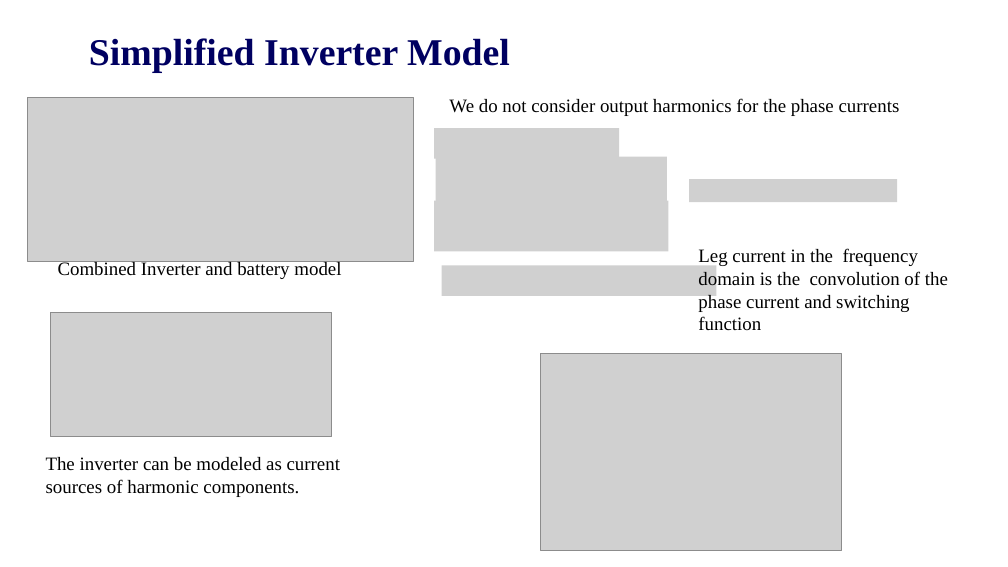
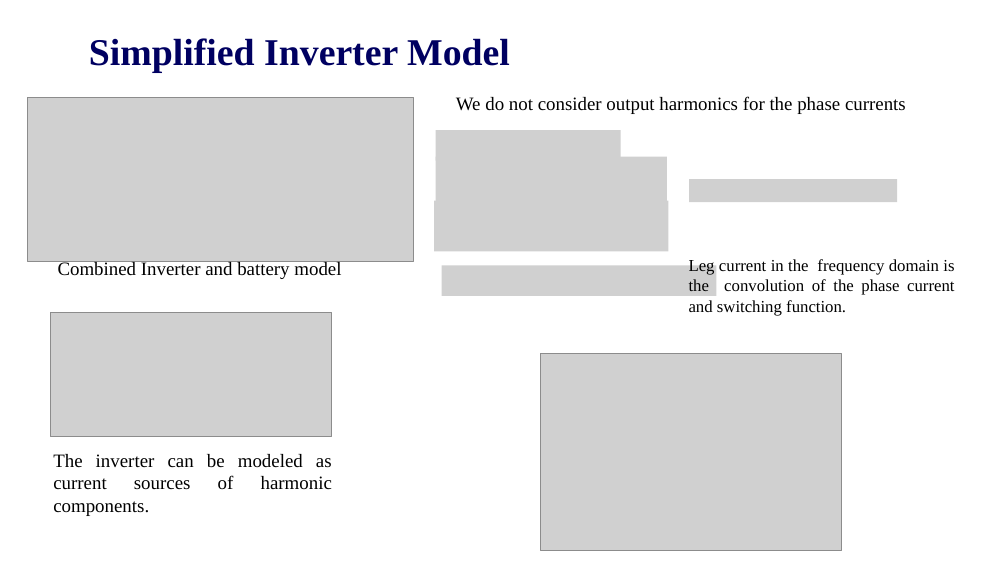
Before and after one commit to EnesAyaz/KTH, a slide deck: slide 1 of PresentationOfMeetings/Hemizero-2025-03-25/2025.03.25.Enes.pptx (slide 3 before the commit). Drawn at 1008x567 pixels with LibreOffice and Linux fonts; fonts in the diff are those of the drawing; grey boxes stand for pictures; background and template pictures are left out. Boxes give left, top, right and bottom in pixels: in the first picture for what was removed or moved away, otherwise in the second. Text is boxed around its words. In the diff, an @@ line names an element or a change of style, - is before the commit and + after.

```diff
--- a/PresentationOfMeetings/Hemizero-2025-03-25/2025.03.25.Enes.pptx
+++ b/PresentationOfMeetings/Hemizero-2025-03-25/2025.03.25.Enes.pptx
@@ text "We do not consider output ...": place and size @@
-text "We do not consider output ..." at bbox=[449, 98, 900, 116]
+text "We do not consider output ..." at bbox=[456, 96, 906, 114]
@@ text at bbox=[689, 258, 954, 316]: text changed; size 18 to 16 pt @@
-Leg current in the frequency domain is the convolution of the phase current and switching function
+Leg current in the frequency domain is the convolution of the phase current and switching function.
@@ text "The inverter can be modeled ...": place and size @@
-text "The inverter can be modeled ..." at bbox=[46, 457, 340, 497]
+text "The inverter can be modeled ..." at bbox=[53, 454, 332, 516]
@@ text "The inverter can be modeled ..." at bbox=[53, 454, 332, 516]: alignment left to justified @@
```
Also in this commit, not shown: 8 other slides changed, 13 slides removed, 7 other files.
